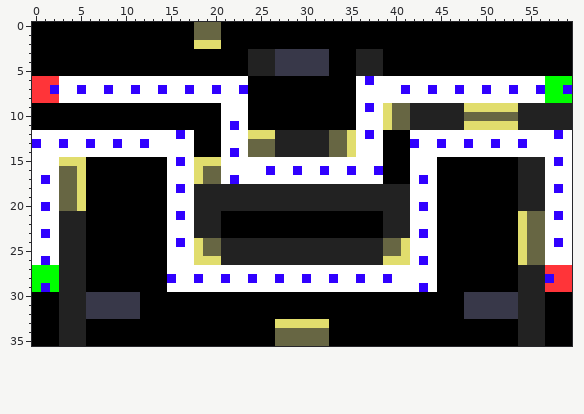
Pixel-art sprite -- maps/02.png. Above, as it was before the edit.
The file is 60x36 pixels.
Once edited:
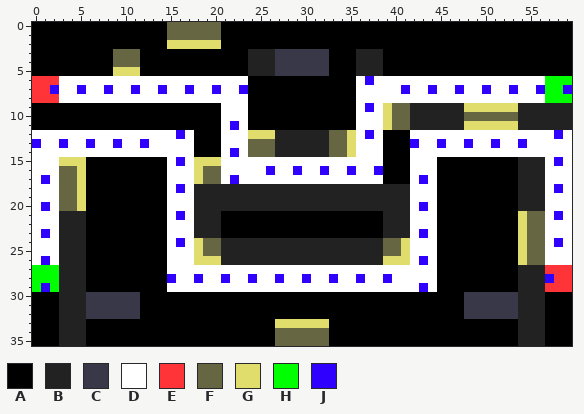
Palette (. is transparent): A #000000  B #222222  C #383849  D #ffffff  E #ff3439  F #676643  G #e1dd6d  H #00ff00  J #3000ff
From the commit log: Added delay before level starts
Diff:
The edit turns colour A into colour F in rows 0 to 1 at x 15 to 17; in rows 3 to 4 at x 9 to 11.
The edit turns colour A into colour G in row 2 at x 15 to 17; in row 5 at x 9 to 11.
